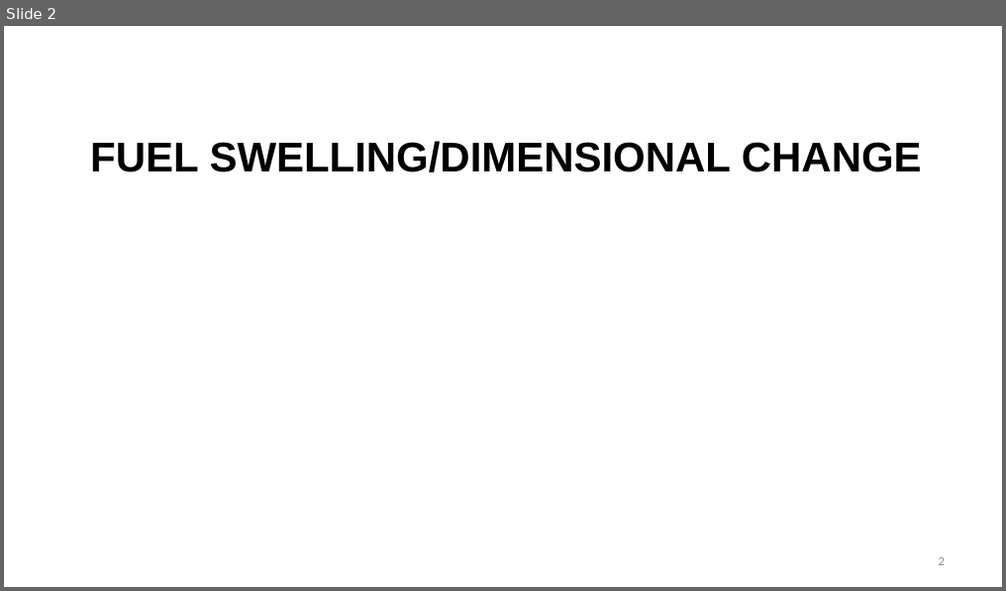
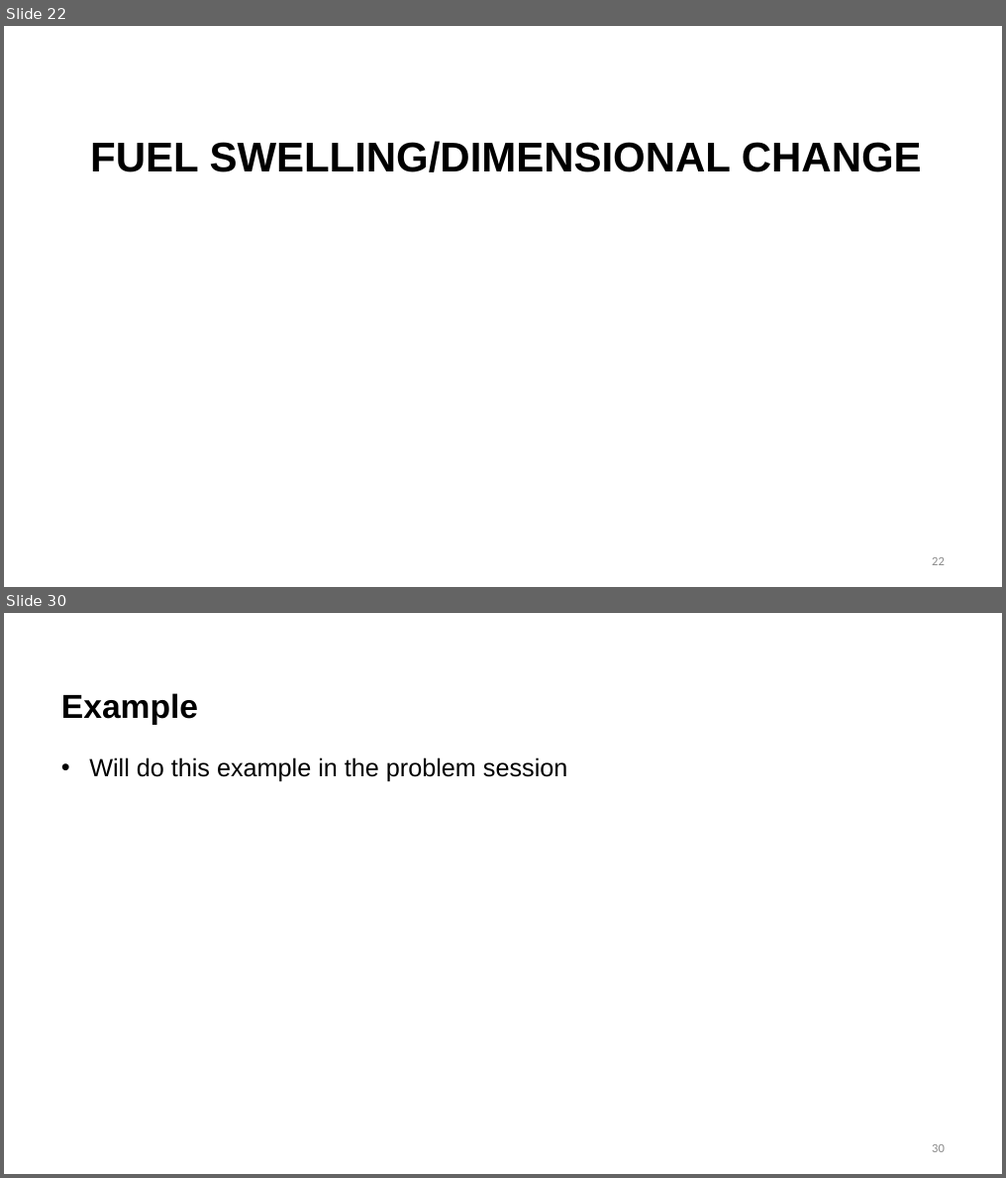
Before and after one commit to benbeeler/TEACHING, a slide deck: Nuclear_Fuel_Performance/NE533_Spring2026/Module3/Lec13_FGR_swelling.pptx. Shown one above the other, each under a label of ours: slide 2 before the commit, slides 22 and 30 after it; the slides between them are not shown. The pictures are 1006x591 and 1006x1178 pixels, drawn with LibreOffice and Linux fonts; fonts in the diff are those of the drawing; background and template pictures are left out. Boxes give left, top, right and bottom in pixels: in the first picture for what was removed or moved away, otherwise in the second. Text is boxed around its words. In the diff, an @@ line names an element or a change of style, - is before the commit and + after.

```diff
--- a/Nuclear_Fuel_Performance/NE533_Spring2026/Module3/Lec13_FGR_swelling.pptx
+++ b/Nuclear_Fuel_Performance/NE533_Spring2026/Module3/Lec13_FGR_swelling.pptx
@@ slide 30 added at [4,613,1002,1174], background #FFFFFF @@
@@ title added at [61,693,198,725], 32 pt, text #000000, bold @@
+Example
@@ text added at [89,758,567,782], 24 pt, text #000000 @@
+• Will do this example in the problem session
@@ page number added at [932,1145,944,1153], 12 pt, text #8C8C8C @@
+30
@@ what was slide 2 is now slide 22 @@
@@ page number at [932,558,944,566]: text changed @@
-2
+22
```
Also in this commit, not shown: 8 slides changed, 19 other slides added, 8 other files.
